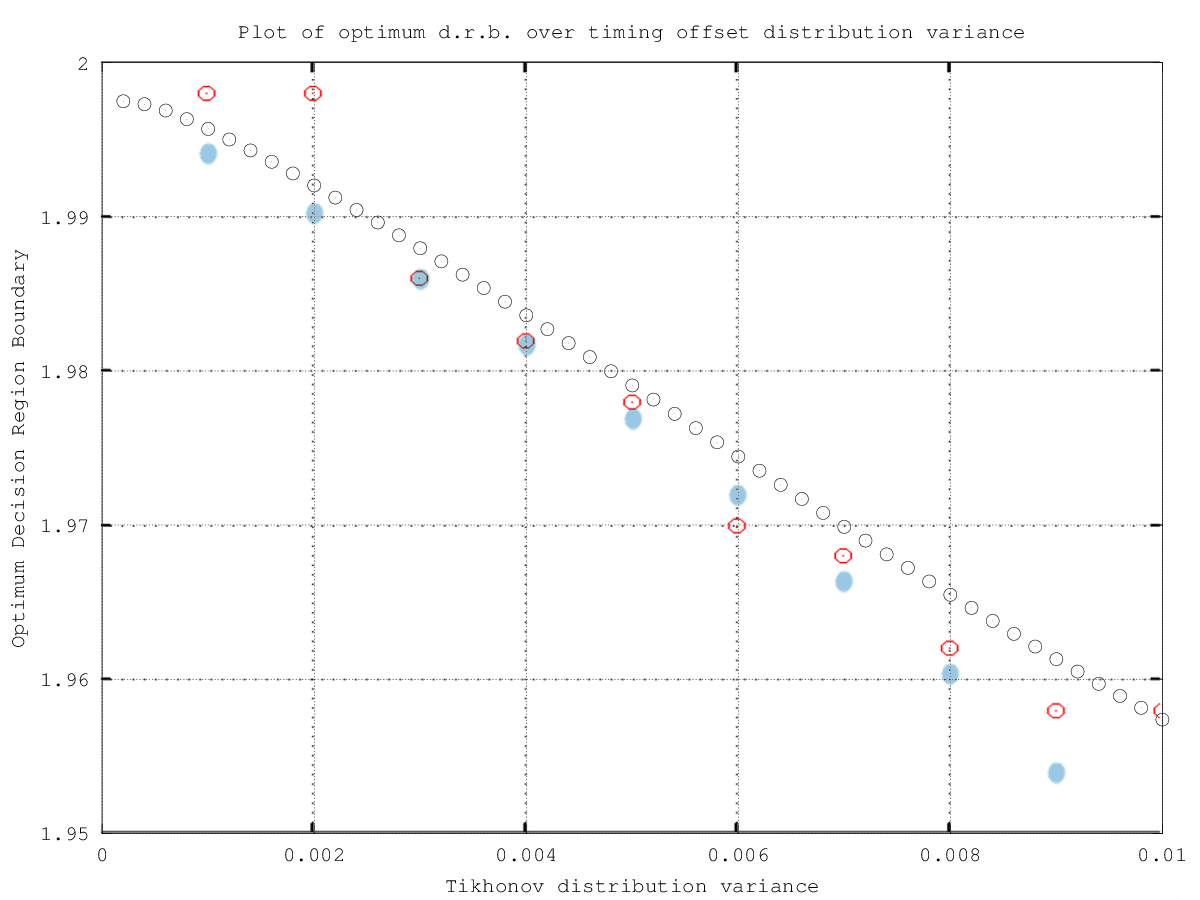
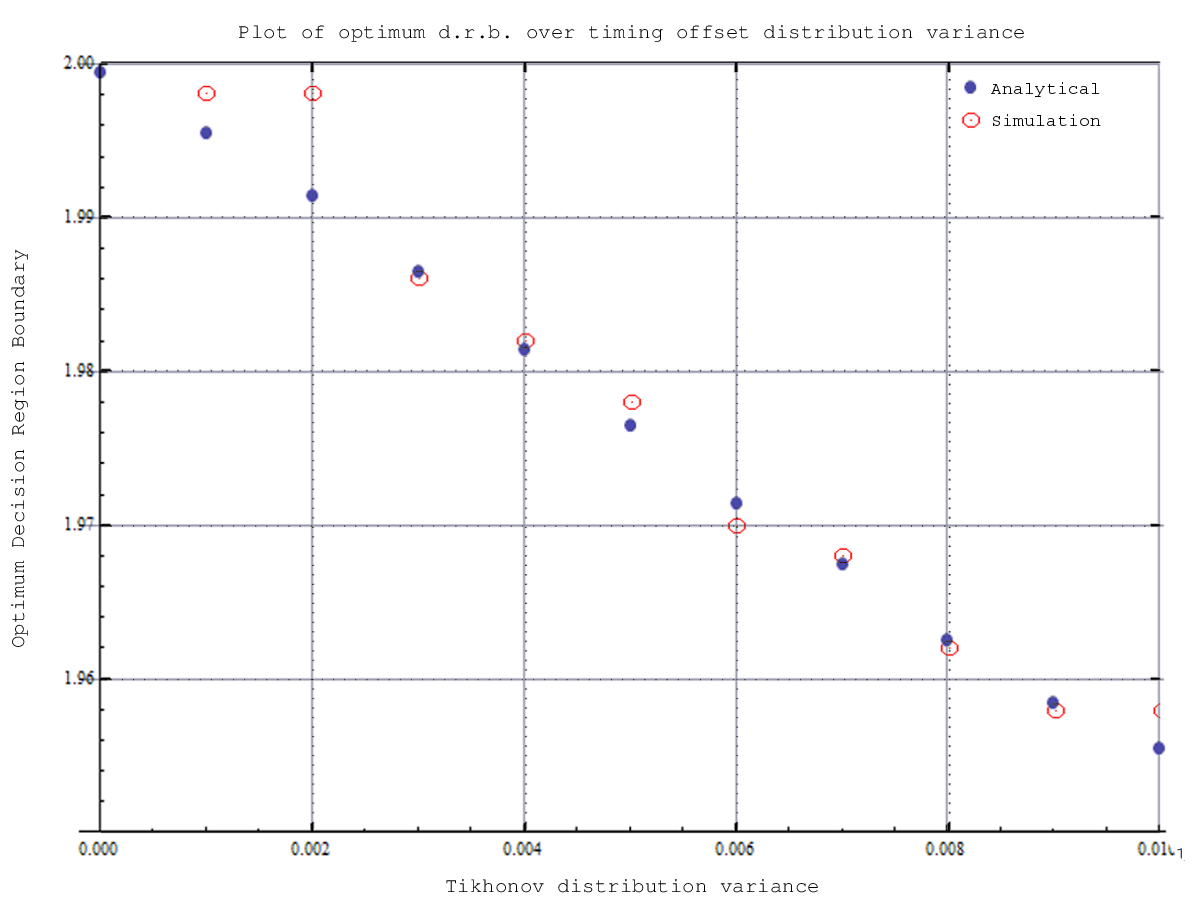
Layer changes from the first 1200 x 900 image to the second:
added layer "Analytical" above "Simulation" over box(991, 82, 1100, 97)
added layer "Simulation" above "Pasted Layer #1" over box(993, 114, 1101, 126)
added layer "Pasted Layer #1" above "Pasted Layer" over box(961, 111, 981, 129)
added layer "Pasted Layer" above "Layer #1" over box(964, 79, 977, 95)
hid "Layer" over box(63, 55, 1185, 899)
added layer "analytic" above "odrb_vs_tikhvar.png" over box(56, 55, 1185, 862)
painted on "odrb_vs_tikhvar.png" over box(42, 62, 1163, 862)
